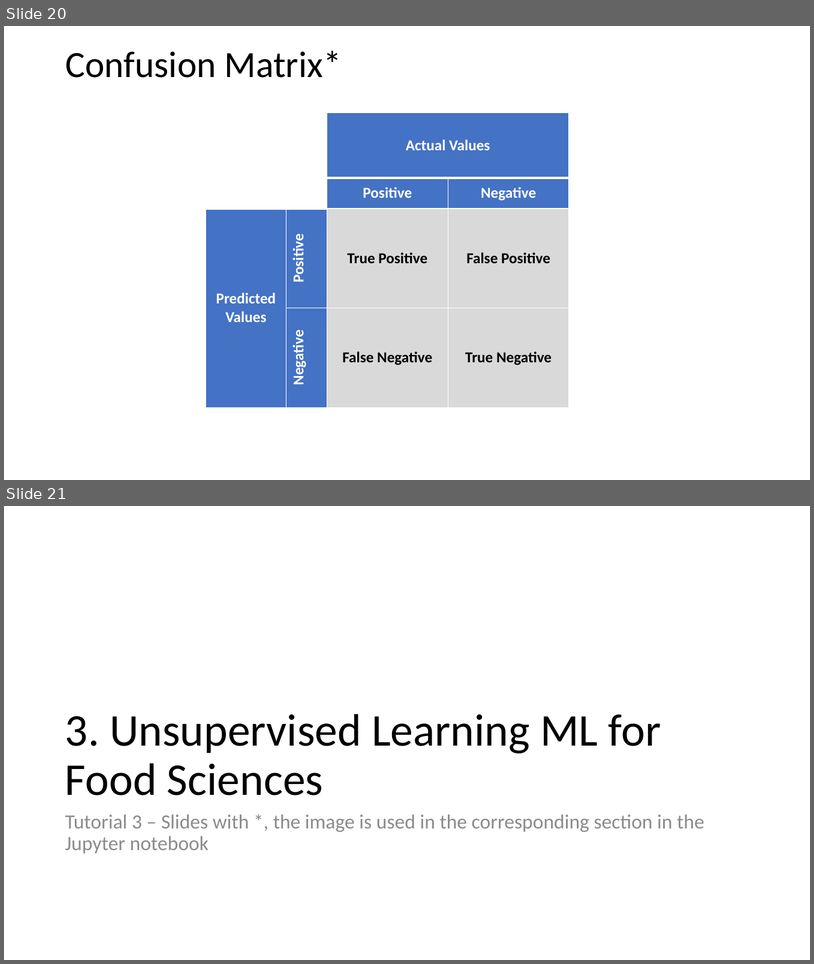
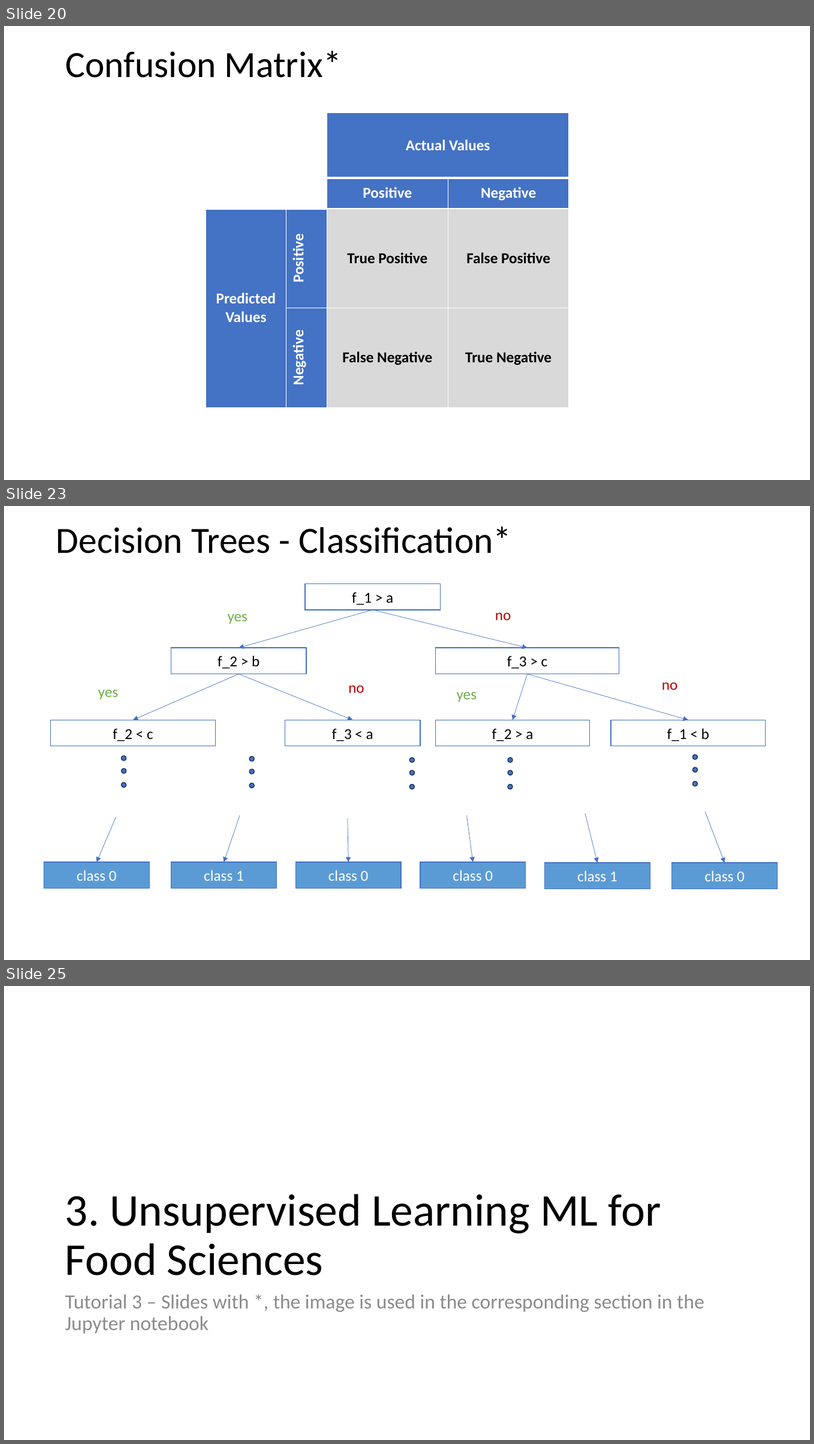
Before and after one commit to fsb-edu/ML4Food, a slide deck: images/Graphics of ML4Food.pptx. Shown one above the other, each under a label of ours: slides 20 and 21 before the commit, slides 20, 23 and 25 after it; the slides between them are not shown. The pictures are 814x964 and 814x1444 pixels, drawn with LibreOffice and Linux fonts; fonts in the diff are those of the drawing. Boxes give left, top, right and bottom in pixels: in the first picture for what was removed or moved away, otherwise in the second. Text is boxed around its words. In the diff, an @@ line names an element or a change of style, - is before the commit and + after.

```diff
--- a/images/Graphics of ML4Food.pptx
+++ b/images/Graphics of ML4Food.pptx
@@ slide 23 added at box(4, 506, 810, 960), background #FFFFFF @@
@@ title added at box(56, 526, 512, 553), 44 pt, text #000000 @@
+Decision Trees - Classification*
@@ group added at box(44, 583, 778, 888): 15 ellipses, 13 rectangles, 12 arrows, 6 texts @@
+f_1 > a
+f_2 > b
+f_3 > c
+yes
+no
+f_2 < c
+no
+f_3 < a
+f_2 > a
+f_1 < b
+yes
+yes
+no
+class 0
+class 1
+class 0
+class 1
+class 0
+class 0
@@ what was slide 21 is now slide 25 @@
```
Also in this commit, not shown: 3 other slides added, 5 other files.
